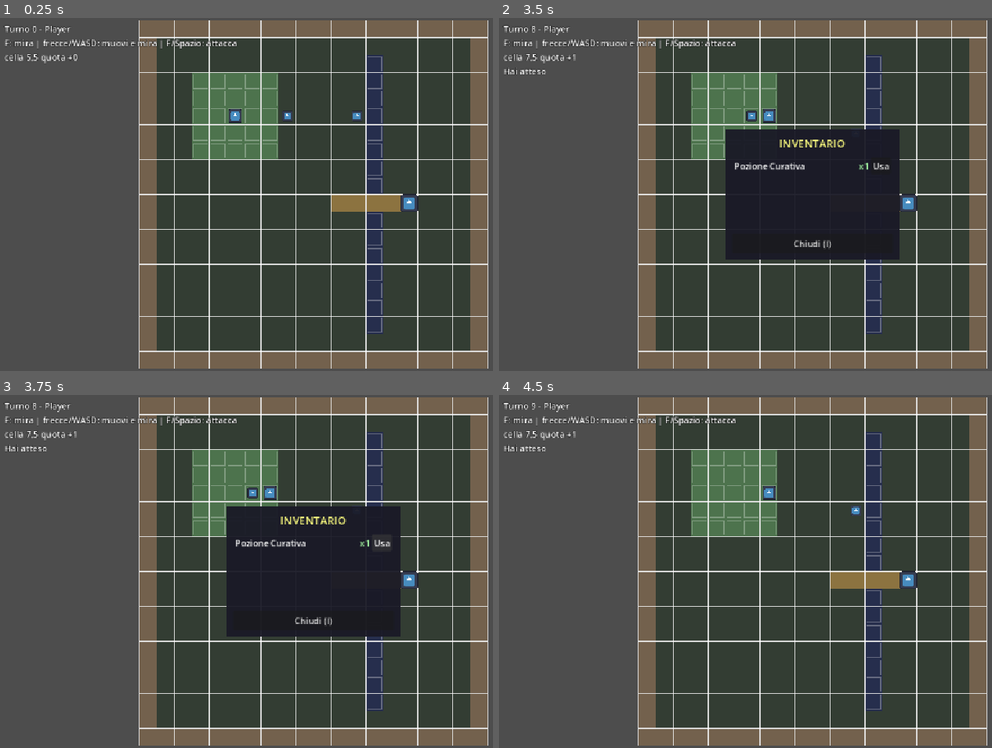
Above: before the commit, frames 1-4 (two rows, left to right).
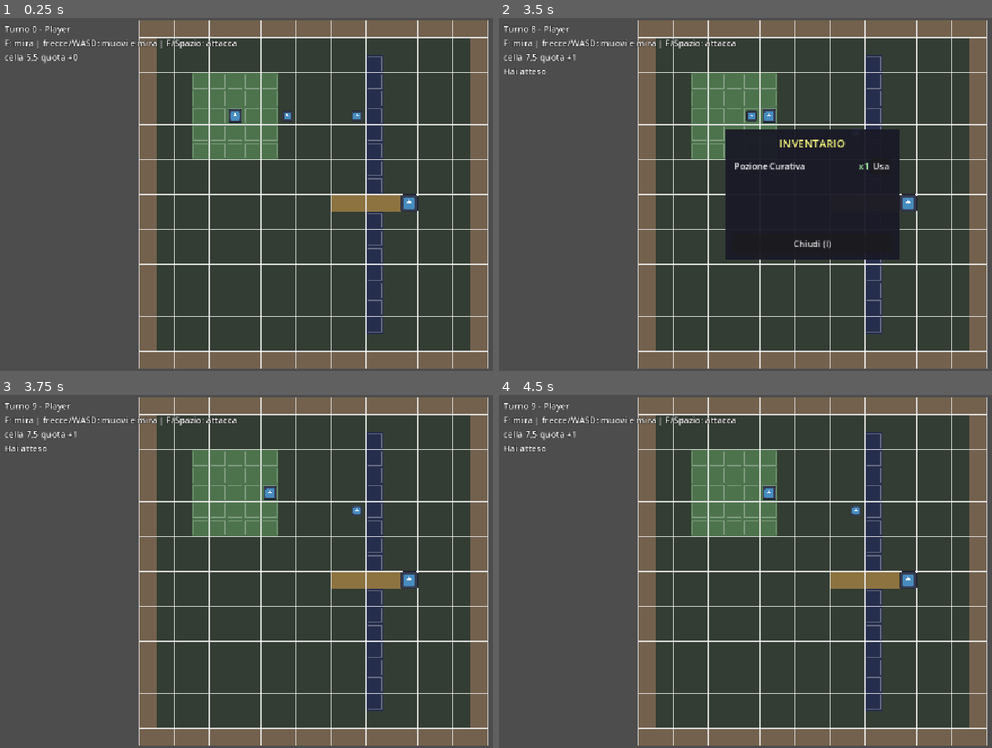
Above: after the commit, the same moments.

Repository: antoniobadalamenti5-dev/shannara
Game: Godot game, scene res://scenes/GameRoot.tscn
The game is run twice, just before and just after one commit, with the same random seed, the same clock (stepped at 60 frames per second) and the same inputs. The engine's default icon, where the game draws it, is replaced by a stand-in: a white triangle on a blue panel in a dark square.
Inputs (mouse positions are in pixels of both pictures, inside the frame that each line leads up to):
- Up to frame 1 (0.25 s): no input
- Up to frame 2 (3.5 s): tap Enter at 0.5, 2 s; hold Right 0.53-1.28 s; tap Q at 0.6 s; tap Space at 0.77, 1.25, 1.52, 2.75, 3.02 s; hold Down 1.28-2.03 s; tap E at 1.35 s; hold Right 2.03-2.78 s; tap F at 2.1 s; hold Up from 2.78 s (still down); tap I at 2.85 s
- Up to frame 3 (3.75 s): release Up at 3.5 s; click "Usa" at 3.5 s
- Up to frame 4 (4.5 s): click (814, 620) at 4.25 s, where only the run before the commit has a clickable "Chiudi (I)"

Frames 1-2 are identical in both runs. In frame 3, 13% of the frame differs, in the area x 6-82%, y 2-69%; in frame 4, nothing differs.
Error before the commit: Trying to assign value of type 'bool' to a variable of type 'Dictionary'. (res://ui/InventoryUI.gd:228)

Commit message:
fix: make healing potion spawn in the world
Two blocking bugs kept the potion pickup from ever appearing:

- HealingPotion.tscn declared its [sub_resource] CircleShape2D after the
  node that references it. Godot parses .tscn sequentially, so the
  SubResource lookup at line 16 failed and the whole scene failed to load.
  Moved the sub_resource block above the nodes.

- _spawn_initial_encounters assigned grid_x/grid_y/grid_elevation onto the
  instantiated potion. HealingPotion is a plain Area2D pickup with no such
  properties, so the assignment raised a script error and add_child never
  ran. Position is now derived from local coords instead.

Also commits the use_item() Dictionary return (success/message/consumed)
with the "HP al massimo!" guard, which the UI was already reading.

Boot is now clean of script errors; suite unchanged at 328 passed / 2
failed, the same two pre-existing phase3 failures (EnemyAI idle-at-4,
GameplaySimple player lookup) verified against the pre-fix baseline.

Co-Authored-By: Claude Code <noreply@anthropic.com>

Diff:
--- a/shannara/inventory/InventorySystem.gd
+++ b/shannara/inventory/InventorySystem.gd
@@ -33,9 +33,13 @@
 		return active_items[item_id]
 	return 0
 
-func use_item(item_id: String) -> bool:
+func use_item(item_id: String) -> Dictionary:
+	"""
+	Usa un item dall'inventario.
+	Restituisce Dictionary: {"success": bool, "message": String, "consumed": bool}
+	"""
 	if not has_item(item_id, 1):
-		return false
+		return {"success": false, "message": "Nessun " + item_id, "consumed": false}
 
 	var item_database = get_node("/root/ItemDatabase")
 	var item = item_database.get_item(item_id)
@@ -45,15 +49,23 @@
 		var hp_restore: int = item.get("hp_restore", 0)
 		var players: Array = get_tree().get_nodes_in_group("players")
 		var player: Node = players[0] if players.size() > 0 else null
-		if player != null and player.is_alive():
-			player.heal(hp_restore)
-			remove_item(item_id, 1)
-			return true
+		if player == null:
+			return {"success": false, "message": "Nessun giocatore", "consumed": false}
+		if not player.is_alive():
+			return {"success": false, "message": "Il giocatore è morto", "consumed": false}
+
+		# Controlla se HP è già massimo per consumabili
+		if item.get("hp_restore", 0) > 0 and player.current_hp >= player.max_hp:
+			return {"success": false, "message": "HP al massimo!", "consumed": false}
+
+		player.heal(hp_restore)
+		remove_item(item_id, 1)
+		return {"success": true, "message": "Usato " + item_id, "consumed": true}
 	elif item_type == "weapon":
 		remove_item(item_id, 1)
-		return true
+		return {"success": true, "message": "Equipaggiato " + item_id, "consumed": false}
 
-	return false
+	return {"success": false, "message": "Tipo item sconosciuto", "consumed": false}
 
 func consume_item_on_pickup(item_id: String) -> void:
 	var tm: Node = get_node("/root/TurnManager")
--- a/shannara/scenes/HealingPotion.tscn
+++ b/shannara/scenes/HealingPotion.tscn
@@ -2,6 +2,9 @@
 
 [ext_resource path="res://items/HealingPotion.gd" type="Script" id=1]
 [ext_resource path="res://icon.svg" type="Texture2D" id=2]
+
+[sub_resource type="CircleShape2D" id="CircleShape2D_001"]
+radius = 16.0
 
 [node name="HealingPotion" type="Area2D"]
 script = ExtResource( 1 )
@@ -14,6 +17,3 @@
 
 [node name="CollisionShape2D" type="CollisionShape2D" parent="."]
 shape = SubResource("CircleShape2D_001")
-
-[sub_resource type="CircleShape2D" id="CircleShape2D_001"]
-radius = 16.0
--- a/shannara/utils/GameManager.gd
+++ b/shannara/utils/GameManager.gd
@@ -129,10 +129,10 @@
 			var potion_scene = load("res://scenes/HealingPotion.tscn")
 			if potion_scene != null:
 				var potion = potion_scene.instantiate()
-				potion.grid_x = id.get("grid_x", 6)
-				potion.grid_y = id.get("grid_y", 8)
-				potion.grid_elevation = id.get("grid_elevation", 0)
-				potion.position = Vector2((potion.grid_x + 0.5) * 32, (potion.grid_y + 0.5) * 32)
+				# Items in the world don't have grid coordinates; they're simple pickups
+				var grid_x = id.get("grid_x", 6)
+				var grid_y = id.get("grid_y", 8)
+				potion.position = Vector2((grid_x + 0.5) * 32, (grid_y + 0.5) * 32)
 				add_child(potion)
 
 func ProcessPlayerAction(action_type: String, dx: int = 0, dy: int = 0) -> Dictionary:
